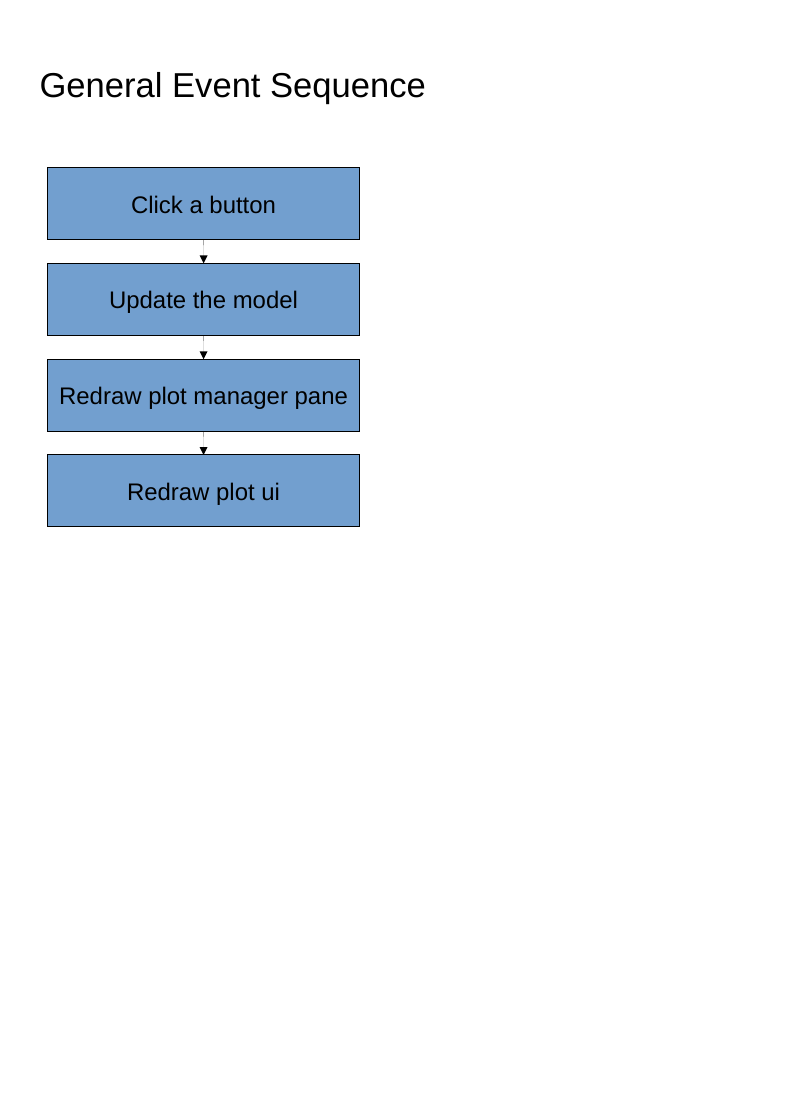
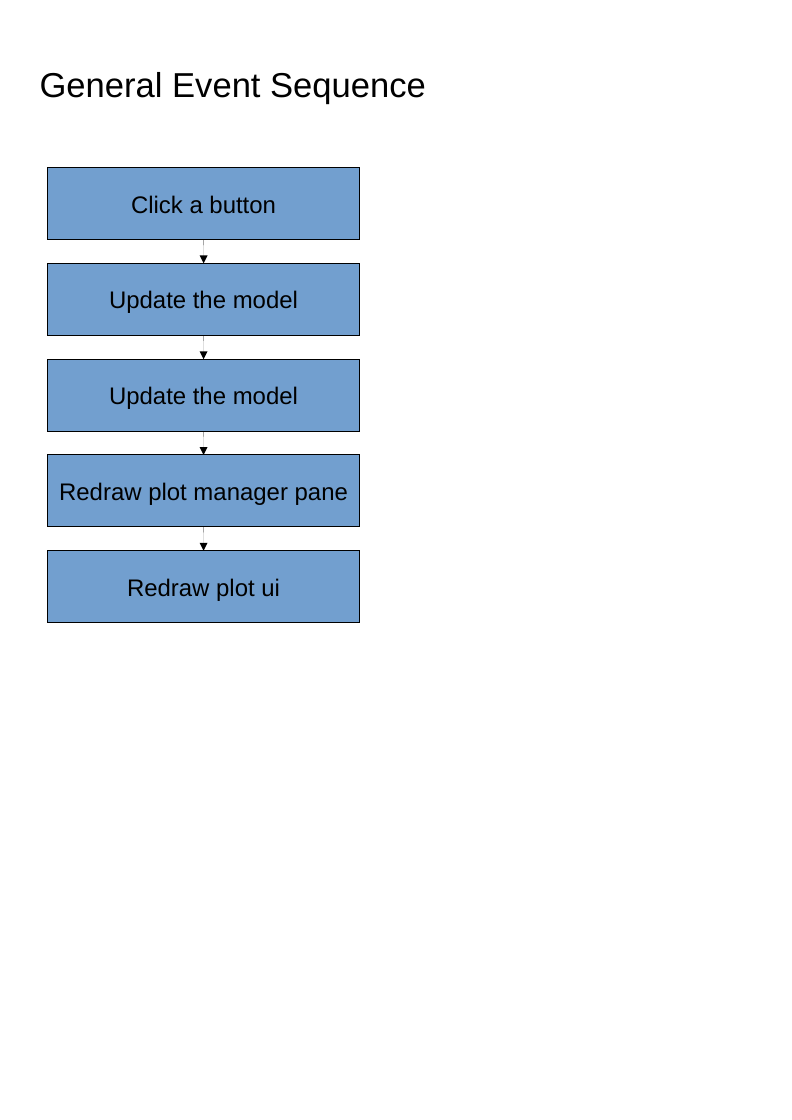
Before and after one commit to fzappate/MidnightScienceGUI, a slide deck: slide 4 of docs/GUI Guide.odp. Drawn at 792x1120 pixels with LibreOffice and Linux fonts; fonts in the diff are those of the drawing. Boxes give left, top, right and bottom in pixels: in the first picture for what was removed or moved away, otherwise in the second. Text is boxed around its words. In the diff, an @@ line names an element or a change of style, - is before the commit and + after.

```diff
--- a/docs/GUI Guide.odp
+++ b/docs/GUI Guide.odp
@@ rectangle added at bbox=[48, 359, 359, 431], fill #729FCF, outline #000000 0 pt, 18 pt, text #000000 @@
+Update the model
@@ rectangle "Redraw plot manager pane": place and size @@
-rectangle "Redraw plot manager pane" at bbox=[48, 359, 359, 431]
+rectangle "Redraw plot manager pane" at bbox=[48, 455, 359, 527]
@@ arrow added from (203, 527) to (203, 551), #000000 0 pt @@
@@ rectangle "Redraw plot ui": place and size @@
-rectangle "Redraw plot ui" at bbox=[48, 455, 359, 527]
+rectangle "Redraw plot ui" at bbox=[48, 551, 359, 622]
```
Also in this commit, not shown: 1 other slide changed, 3 other files.
